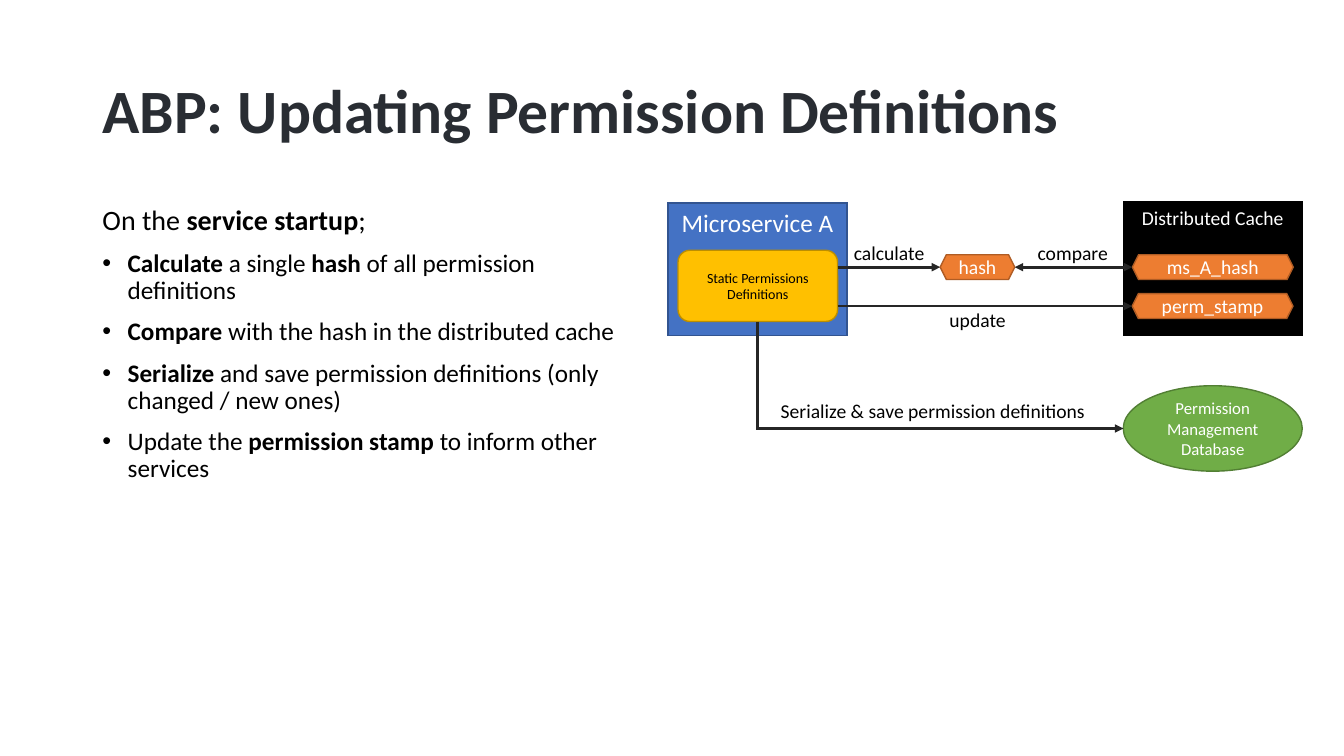
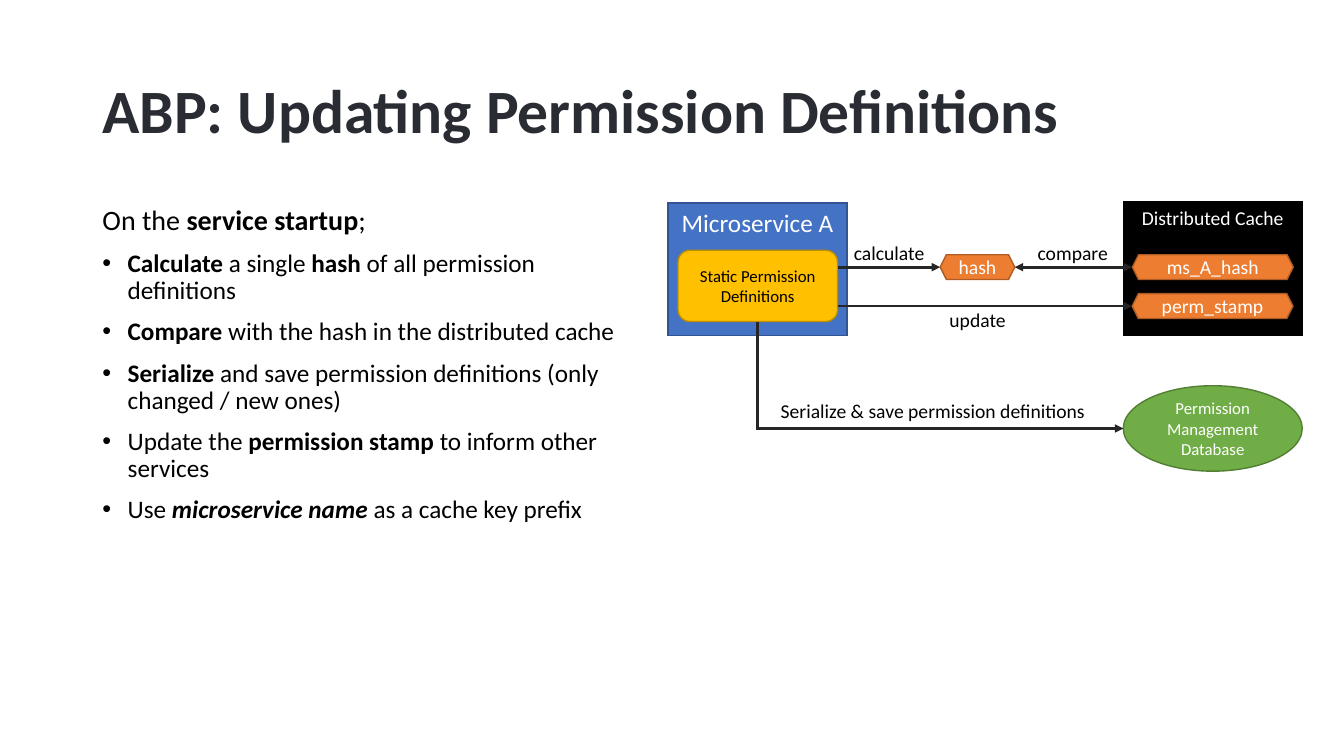
Before and after one commit to hikalkan/presentations, a slide deck: slide 23 of 2022-10-15 Authorization-In-Distributed-Systems/Authorization-In-Distributed-Systems.pptx. Drawn at 1344x756 pixels with LibreOffice and Linux fonts; fonts in the diff are those of the drawing; background and template pictures are left out. Boxes give left, top, right and bottom in pixels: in the first picture for what was removed or moved away, otherwise in the second. Text is boxed around its words. In the diff, an @@ line names an element or a change of style, - is before the commit and + after.

```diff
--- a/2022-10-15 Authorization-In-Distributed-Systems/Authorization-In-Distributed-Systems.pptx
+++ b/2022-10-15 Authorization-In-Distributed-Systems/Authorization-In-Distributed-Systems.pptx
@@ text in rounded rectangle at box(700, 270, 815, 302): text changed; size 10 to 12 pt @@
-Static Permissions Definitions
+Static Permission Definitions
@@ text at box(128, 500, 582, 522): paragraph added @@
+• Use microservice name as a cache key prefix
```
Also in this commit, not shown: 1 slide added.
